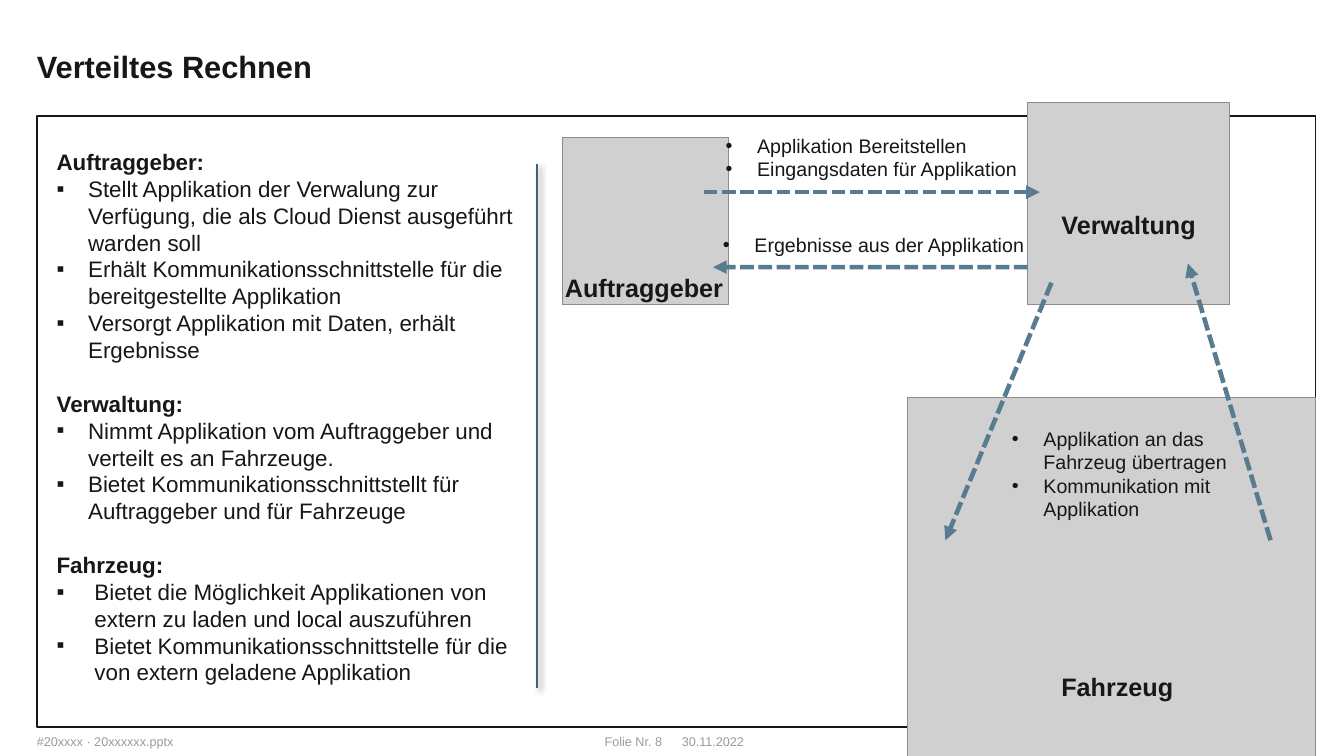
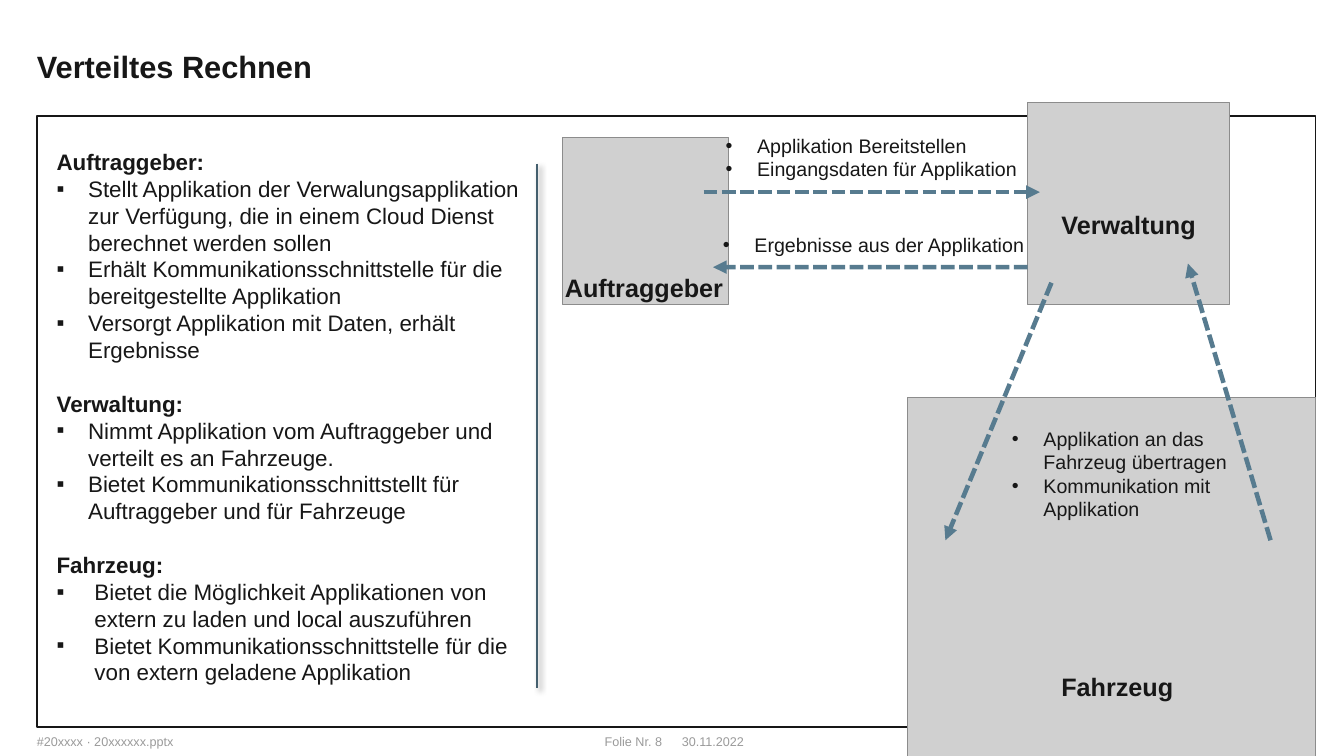
Before and after one commit to WhR4Ven/Diss_Dokument, a slide deck: slide 8 of Vortrag/Themenstellung.pptx. Drawn at 1344x756 pixels with LibreOffice and Linux fonts; fonts in the diff are those of the drawing; grey boxes stand for pictures; background and template pictures are left out. Boxes give left, top, right and bottom in pixels: in the first picture for what was removed or moved away, otherwise in the second. Text is boxed around its words. In the diff, an @@ line names an element or a change of style, - is before the commit and + after.

```diff
--- a/Vortrag/Themenstellung.pptx
+++ b/Vortrag/Themenstellung.pptx
@@ text at (88, 180, 519, 252): text changed @@
-▪ Stellt Applikation der Verwalung zur Verfügung, die als Cloud Dienst ausgeführt warden soll
+▪ Stellt Applikation der Verwalungsapplikation zur Verfügung, die in einem Cloud Dienst berechnet werden sollen
```
Also in this commit, not shown: 4 other slides changed.
